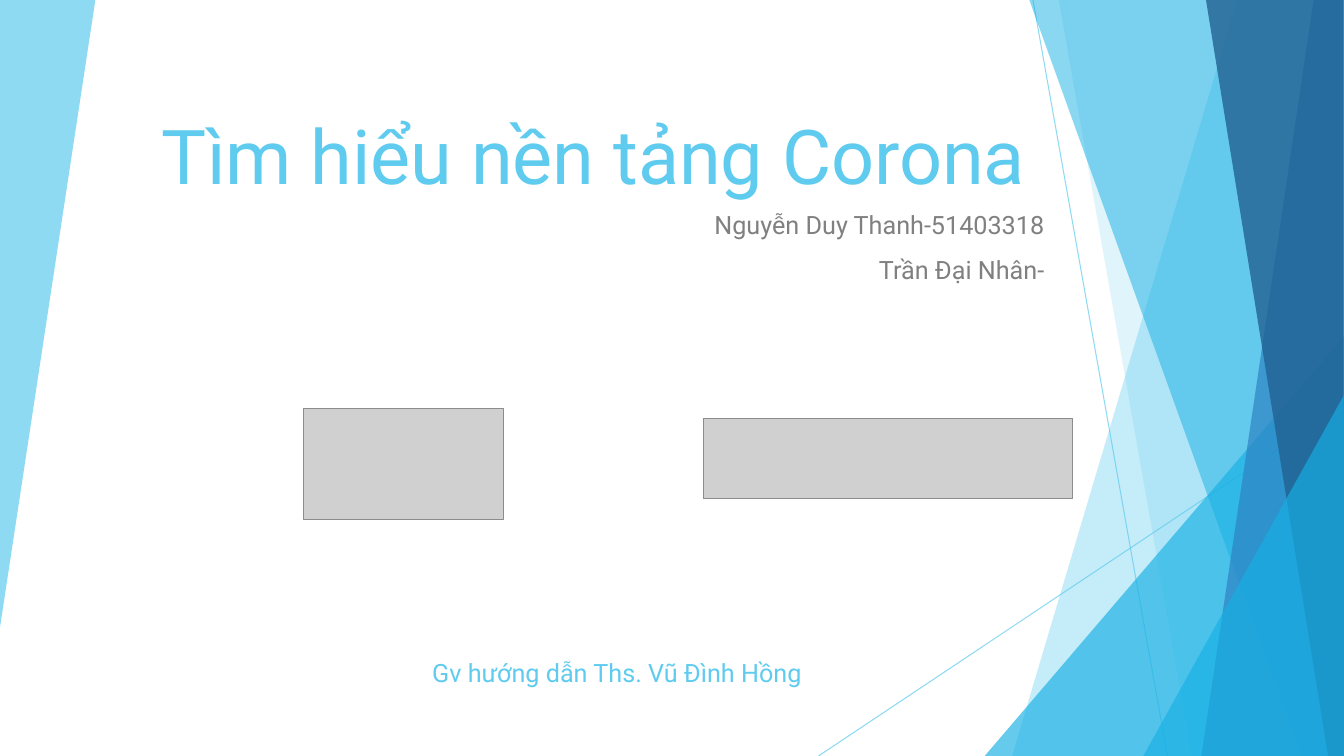
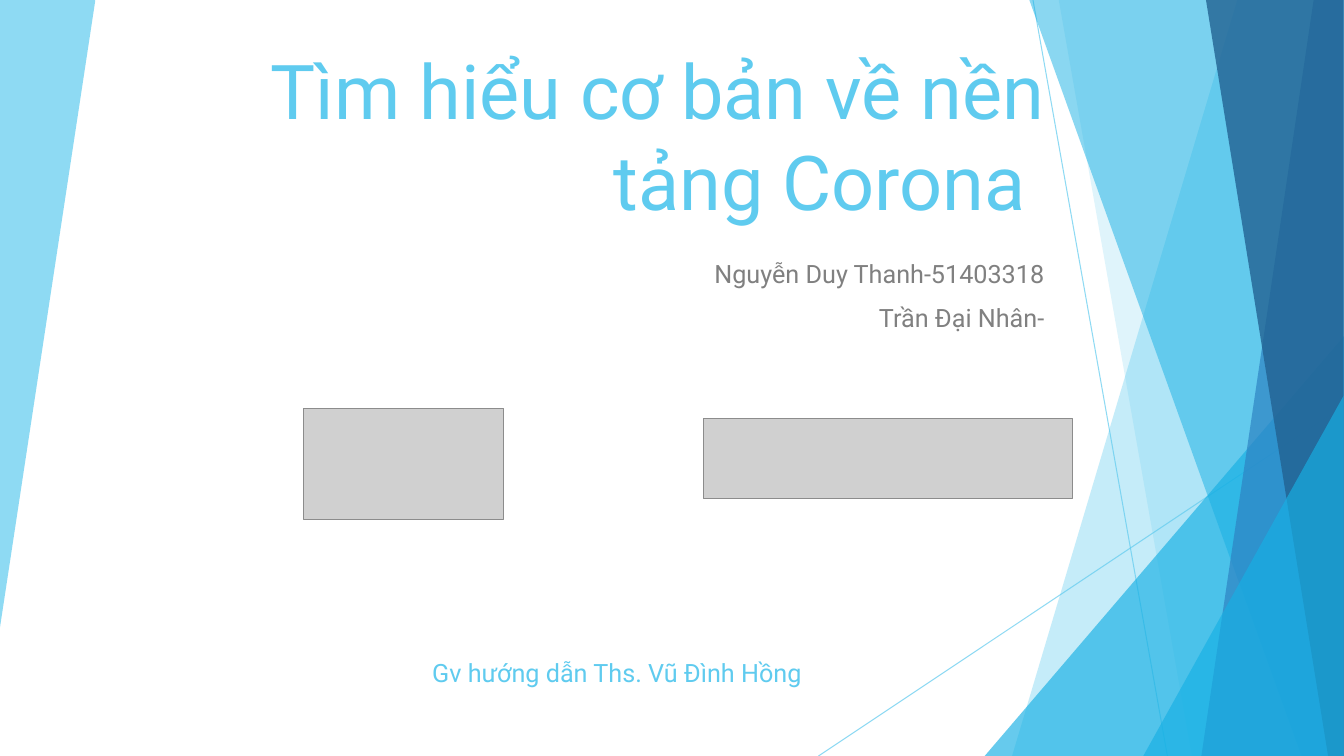
Before and after one commit to ndthanhdev/TDT-Spring-2017, a slide deck: slide 1 of Corona/Presentation1.pptx. Drawn at 1344x756 pixels with LibreOffice and Linux fonts; fonts in the diff are those of the drawing; grey boxes stand for pictures. Boxes give left, top, right and bottom in pixels: in the first picture for what was removed or moved away, otherwise in the second. Text is boxed around its words. In the diff, an @@ line names an element or a change of style, - is before the commit and + after.

```diff
--- a/Corona/Presentation1.pptx
+++ b/Corona/Presentation1.pptx
@@ title at <box>271,51,1044,226</box>: text changed @@
-Tìm hiểu nền tảng Corona
+Tìm hiểu cơ bản về nền tảng Corona
@@ subtitle "Nguyễn Duy Thanh-51403318": place and size @@
-subtitle "Nguyễn Duy Thanh-51403318" at <box>714,213,1045,283</box>
+subtitle "Nguyễn Duy Thanh-51403318" at <box>714,262,1045,331</box>
```
Also in this commit, not shown: 3 other slides changed, 5 slides added, 1 other file.
